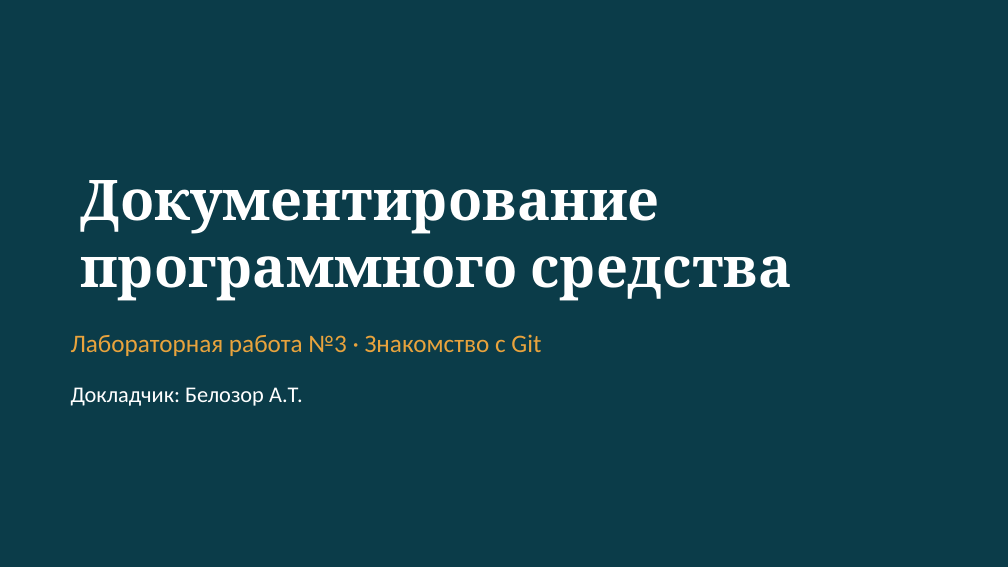
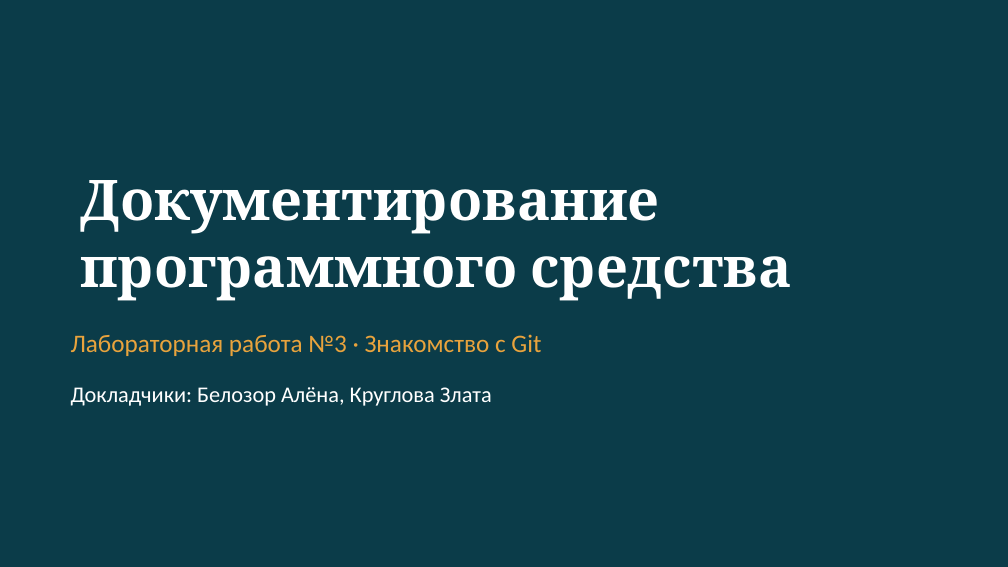
Before and after one commit to alena-belozor/docs-lab, a slide deck: slide 1 of prezentaciya.pptx. Drawn at 1008x567 pixels with LibreOffice and Linux fonts; fonts in the diff are those of the drawing. Boxes give left, top, right and bottom in pixels: in the first picture for what was removed or moved away, otherwise in the second. Text is boxed around its words. In the diff, an @@ line names an element or a change of style, - is before the commit and + after.

```diff
--- a/prezentaciya.pptx
+++ b/prezentaciya.pptx
@@ text at [71, 387, 492, 406]: text changed @@
-Докладчик: Белозор А.Т.
+Докладчики: Белозор Алёна, Круглова Злата
```
Also in this commit, not shown: 2 other files.
